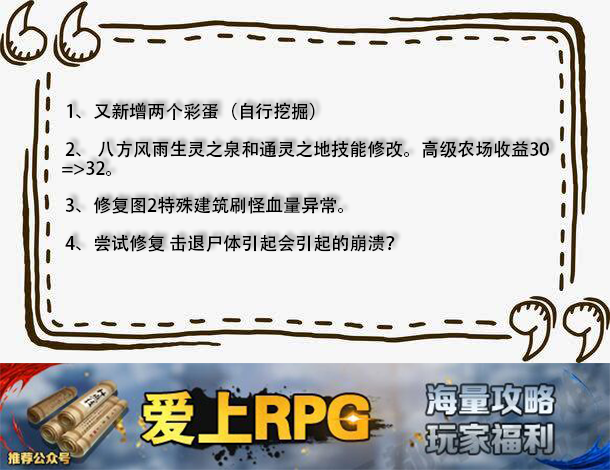
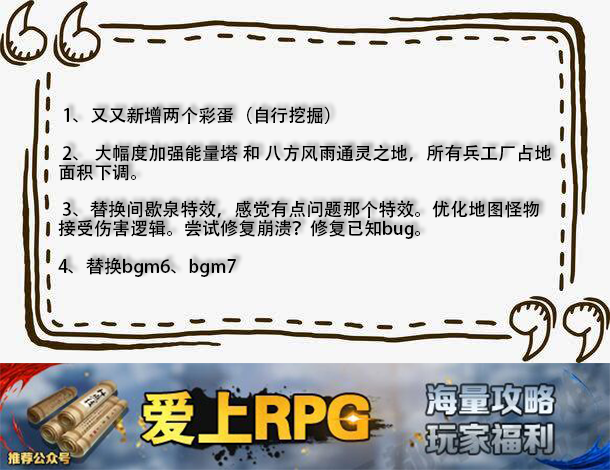
Two versions of the same layered image (610×470). Layer-by-layer changes:
renamed "1、又新增两个彩蛋（自行挖掘） 2、 八方风雨生灵之泉和通灵之地技能修改。高级农场收益30 =>32。 3、修复图2" to "1、又又新增两个彩蛋（自行挖掘） 2、 大幅度加强能量塔 和 八方风雨通灵之地，所有兵工厂占地 面积下调。 3、替换", painted on it over (x1=58, y1=102, x2=552, y2=277)
